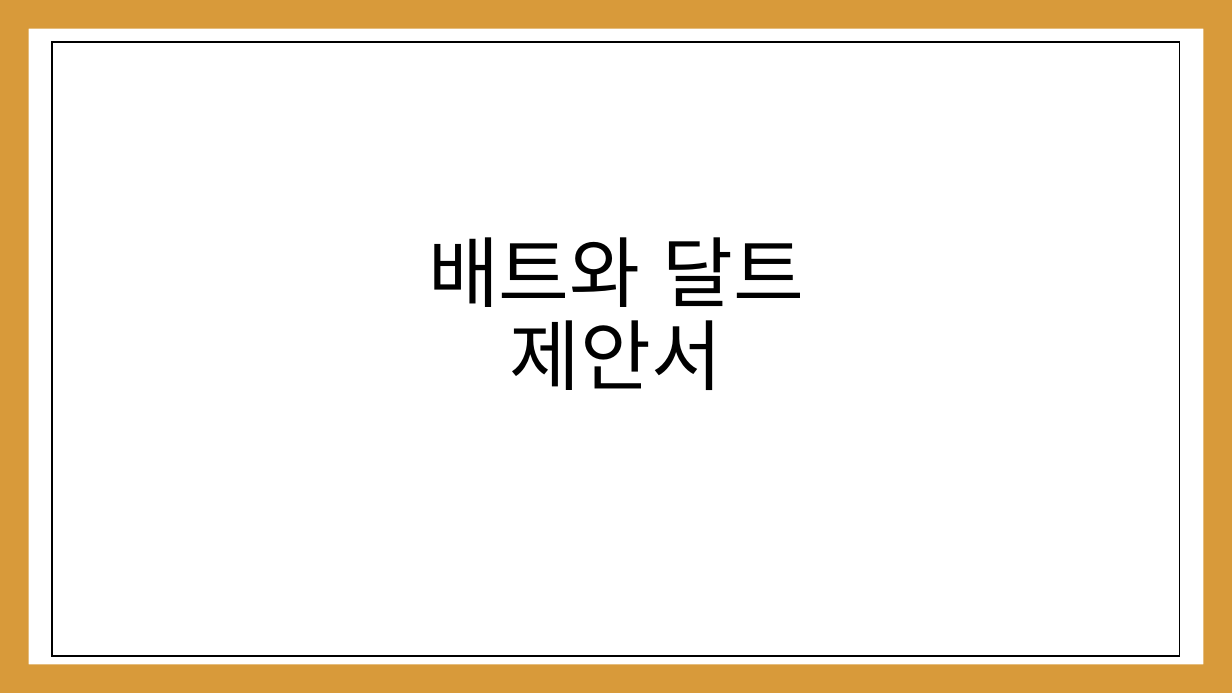
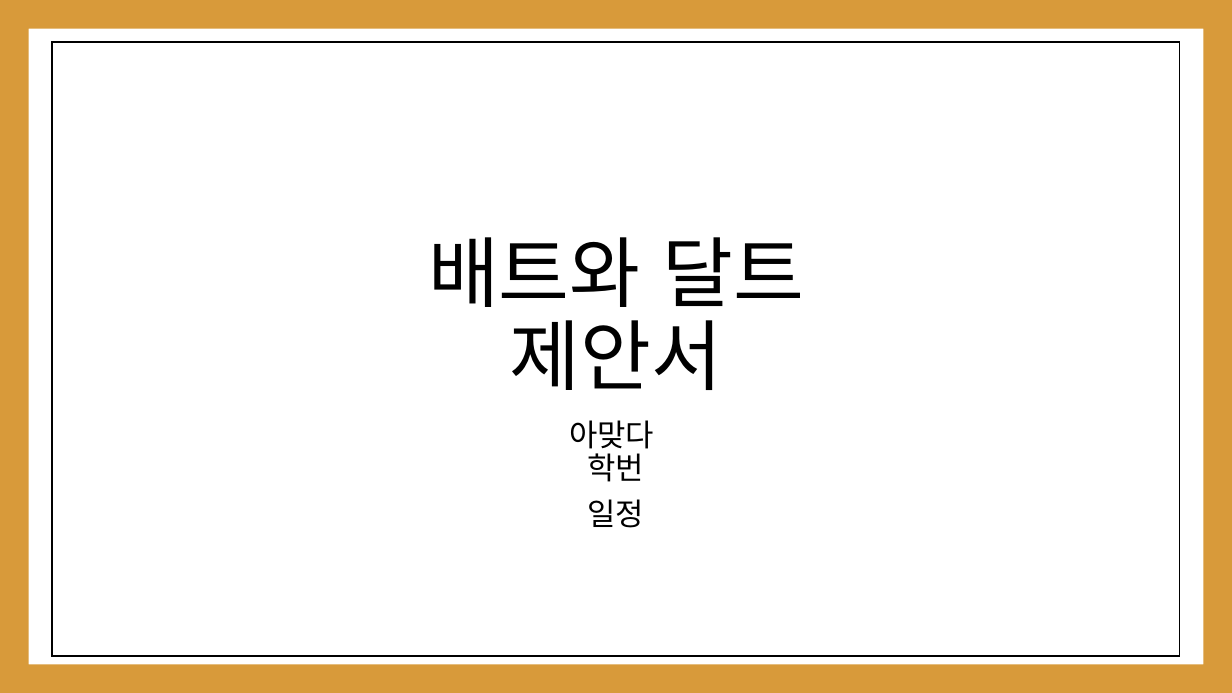
Before and after one commit to kwakyerin/2026_Graduation_Project, a slide deck: slide 1 of documents/HyunahKwon/01_works/01_designing/03_for_pt_professor/3차_배트와달트_정식제안서.pptx. Drawn at 1232x693 pixels with LibreOffice and Linux fonts; fonts in the diff are those of the drawing. Boxes give left, top, right and bottom in pixels: in the first picture for what was removed or moved away, otherwise in the second. Text is boxed around its words. In the diff, an @@ line names an element or a change of style, - is before the commit and + after.

Commit message:
제출 제안서 작성 중 60%
일부 회의 필요

```diff
--- a/documents/HyunahKwon/01_works/01_designing/03_for_pt_professor/3차_배트와달트_정식제안서.pptx
+++ b/documents/HyunahKwon/01_works/01_designing/03_for_pt_professor/3차_배트와달트_정식제안서.pptx
@@ subtitle added at (569, 420, 654, 528), 24 pt, text #000000 @@
+아맞다
+학번
+일정
```
Also in this commit, not shown: 16 other slides changed, 3 slides added, 2 slides removed, 1 other file.
